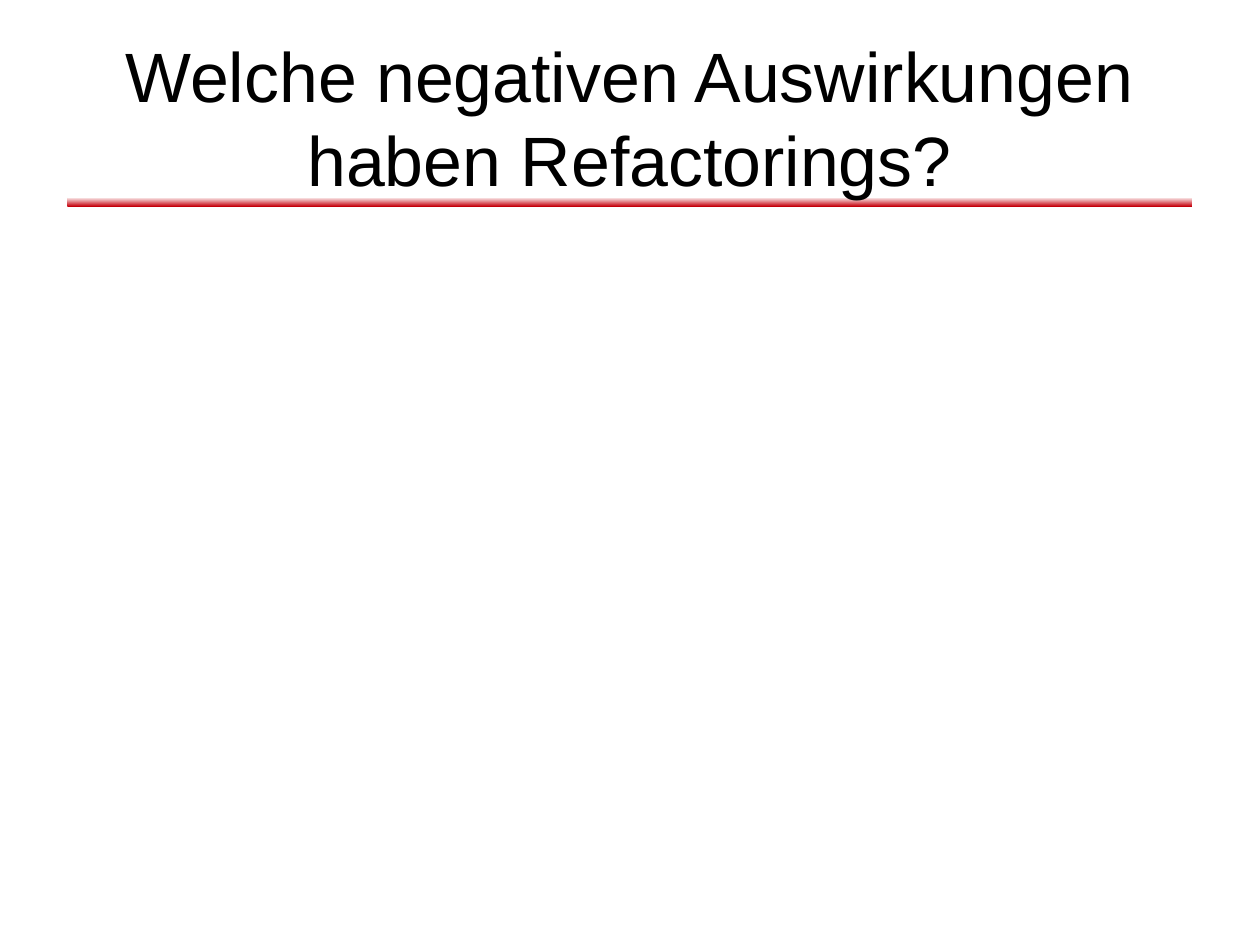
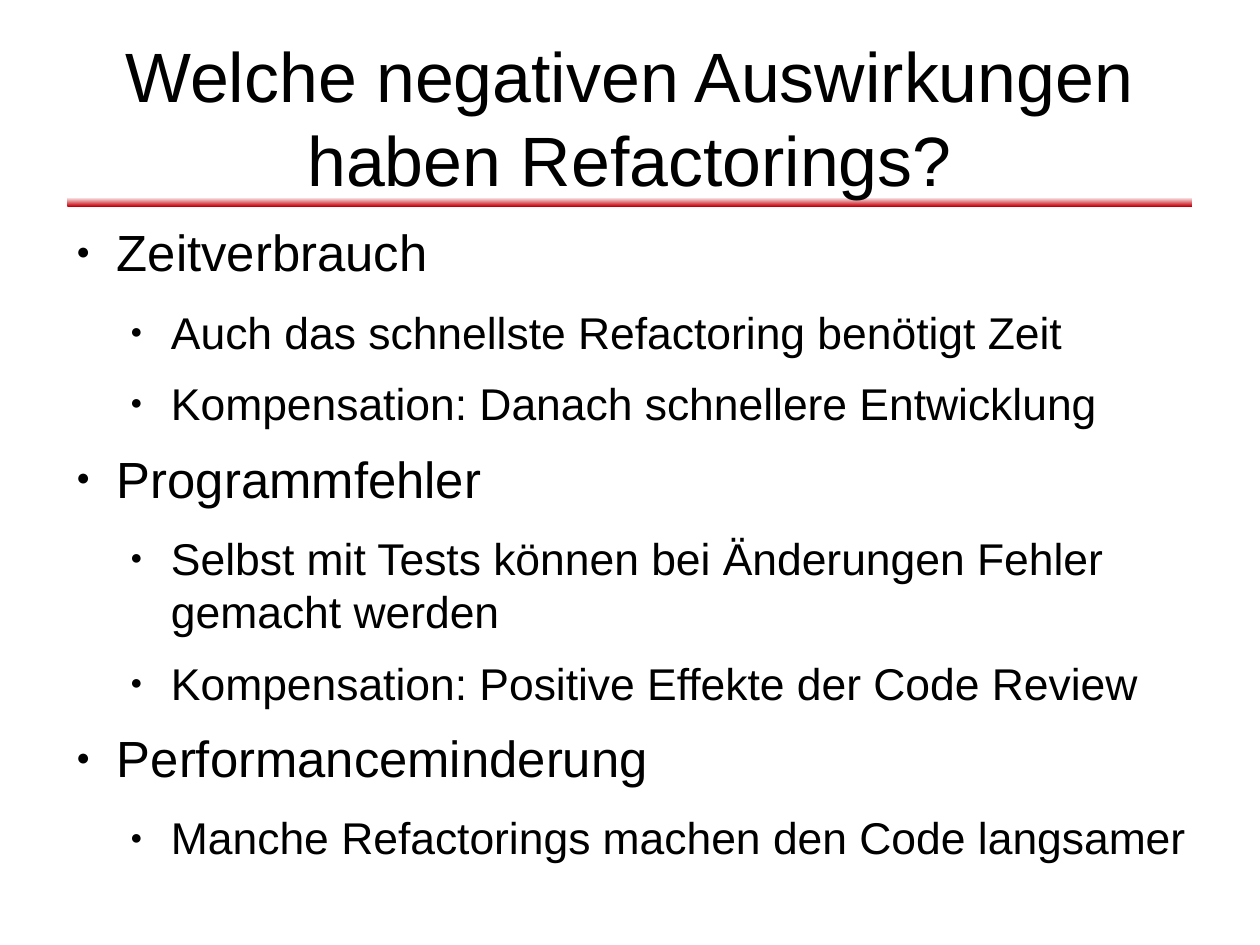
Before and after one commit to dlindner/vorlesung-se2-dhbw, a slide deck: slide 16 of added_2010/Refactoring (2010).odp. Drawn at 1260x945 pixels with LibreOffice and Linux fonts; fonts in the diff are those of the drawing; background and template pictures are left out. Boxes give left, top, right and bottom in pixels: in the first picture for what was removed or moved away, otherwise in the second. Text is boxed around its words. In the diff, an @@ line names an element or a change of style, - is before the commit and + after.

Commit message:
Neue Refactoring-Vorlesung: Smells fast vollständig

```diff
--- a/added_2010/Refactoring (2010).odp
+++ b/added_2010/Refactoring (2010).odp
@@ text added at bbox=[117, 234, 1138, 855], 28 pt, text #000000 @@
+● Zeitverbrauch
+  ● Auch das schnellste Refactoring benötigt Zeit
+  ● Kompensation: Danach schnellere Entwicklung
+● Programmfehler
+  ● Selbst mit Tests können bei Änderungen Fehler gemacht werden
+  ● Kompensation: Positive Effekte der Code Review
+● Performanceminderung
+  ● Manche Refactorings machen den Code langsamer
```
Also in this commit, not shown: 8 other slides changed, 2 slides added, 1 slide removed, 1 other file.
